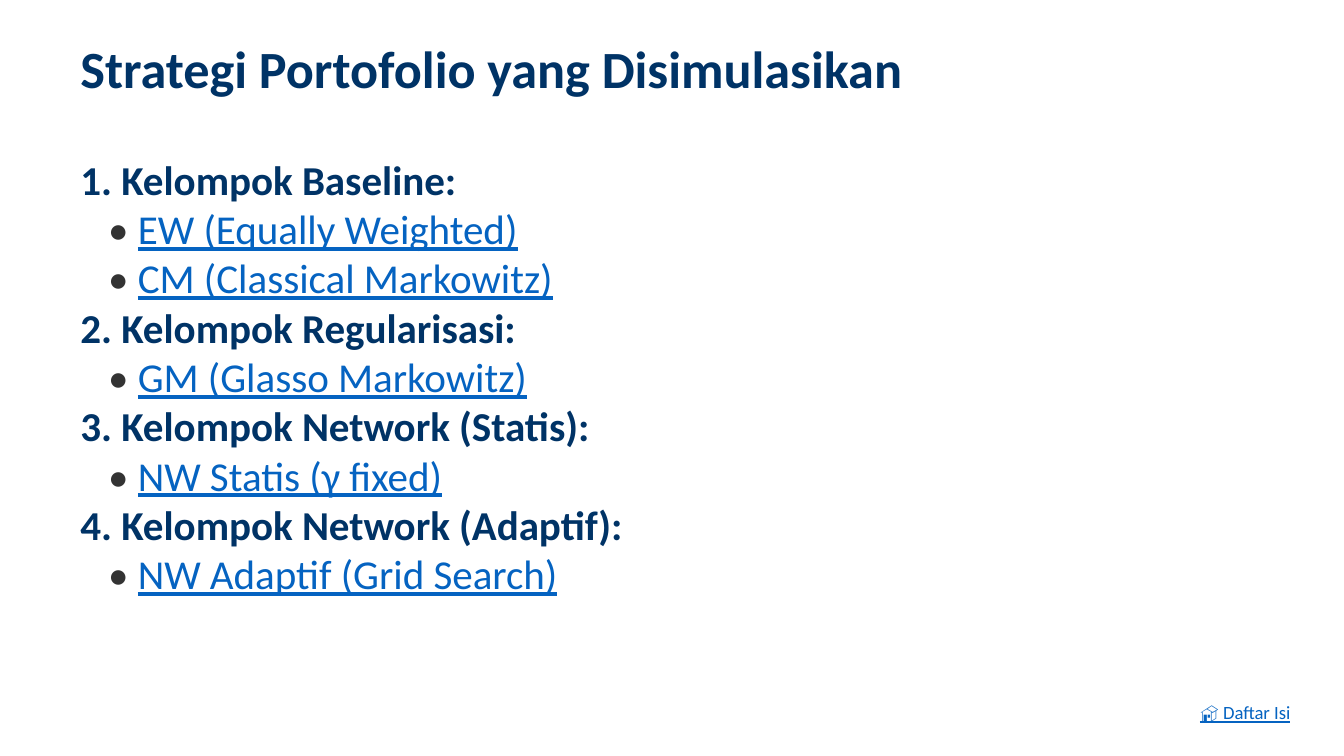
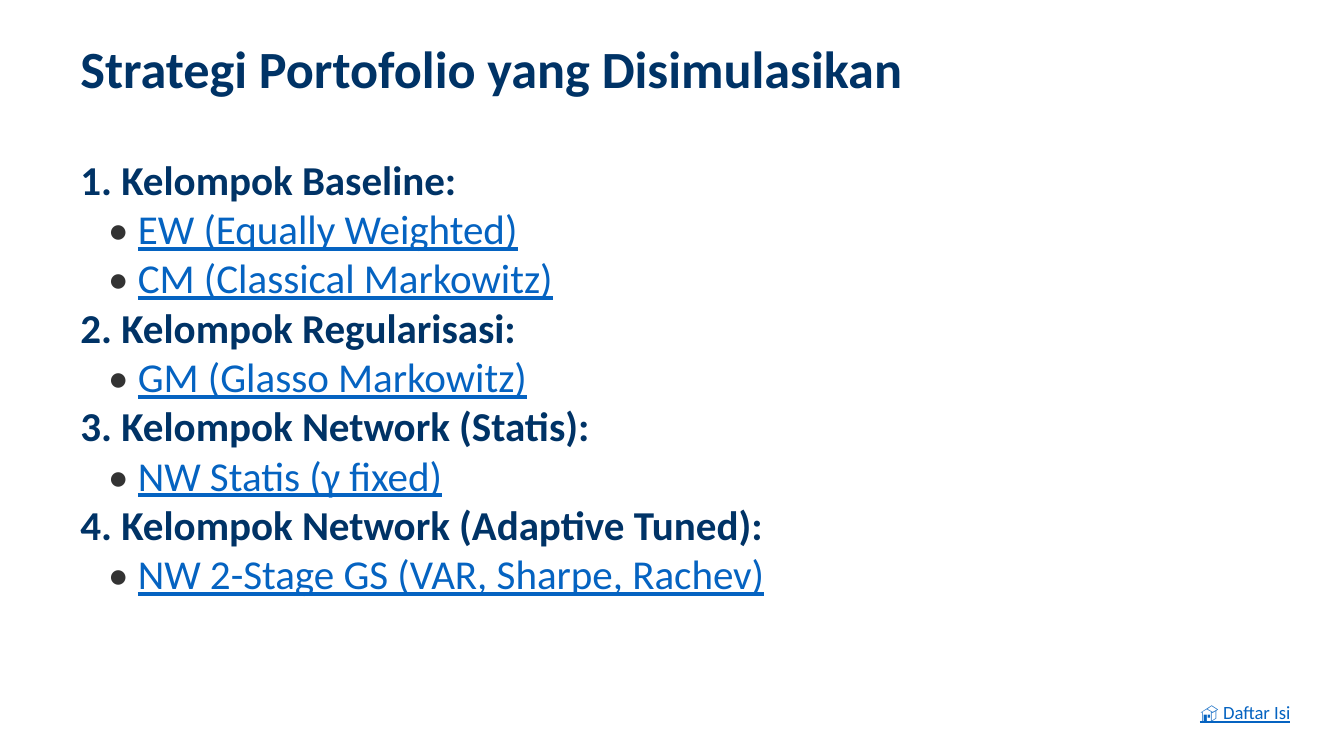
Before and after one commit to ragilrojo/RepoThesis, a slide deck: slide 10 of Presentasi_Proposal_Update.pptx. Drawn at 1344x756 pixels with LibreOffice and Linux fonts; fonts in the diff are those of the drawing. Boxes give left, top, right and bottom in pixels: in the first picture for what was removed or moved away, otherwise in the second. Text is boxed around its words. In the diff, an @@ line names an element or a change of style, - is before the commit and + after.

Commit message:
feat: synchronize PPT generator with 2-stage grid search strategy

```diff
--- a/Presentasi_Proposal_Update.pptx
+++ b/Presentasi_Proposal_Update.pptx
@@ text at [80, 509, 764, 596]: text changed @@
-4. Kelompok Network (Adaptif):
-• NW Adaptif (Grid Search)
+4. Kelompok Network (Adaptive Tuned):
+• NW 2-Stage GS (VAR, Sharpe, Rachev)
```
Also in this commit, not shown: 2 other slides changed, 2 slides added, 1 slide removed, 2 other files.
